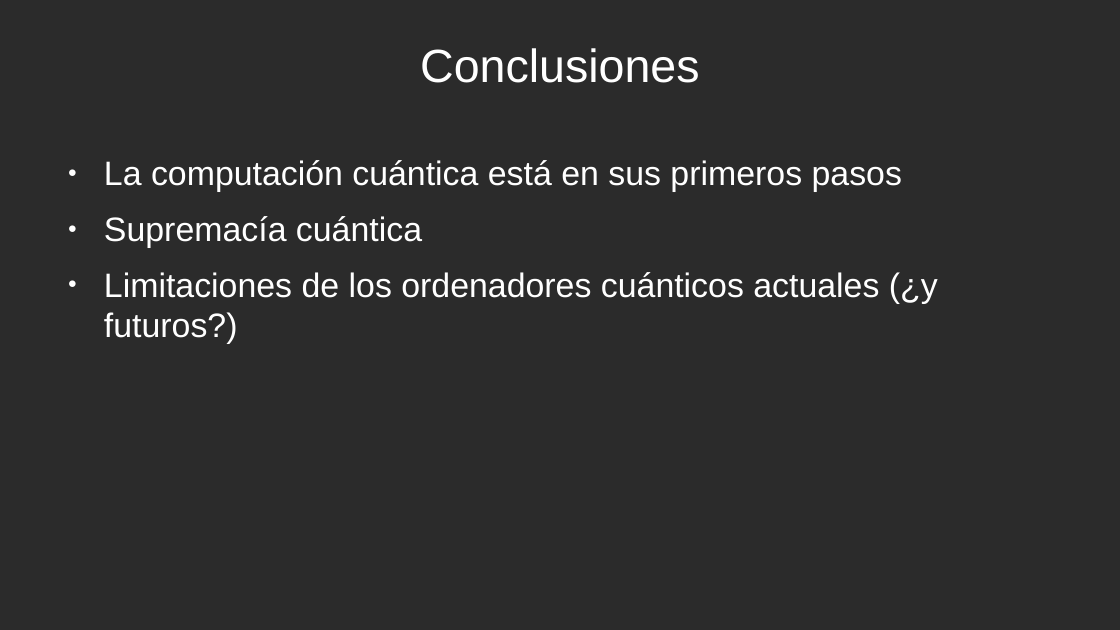
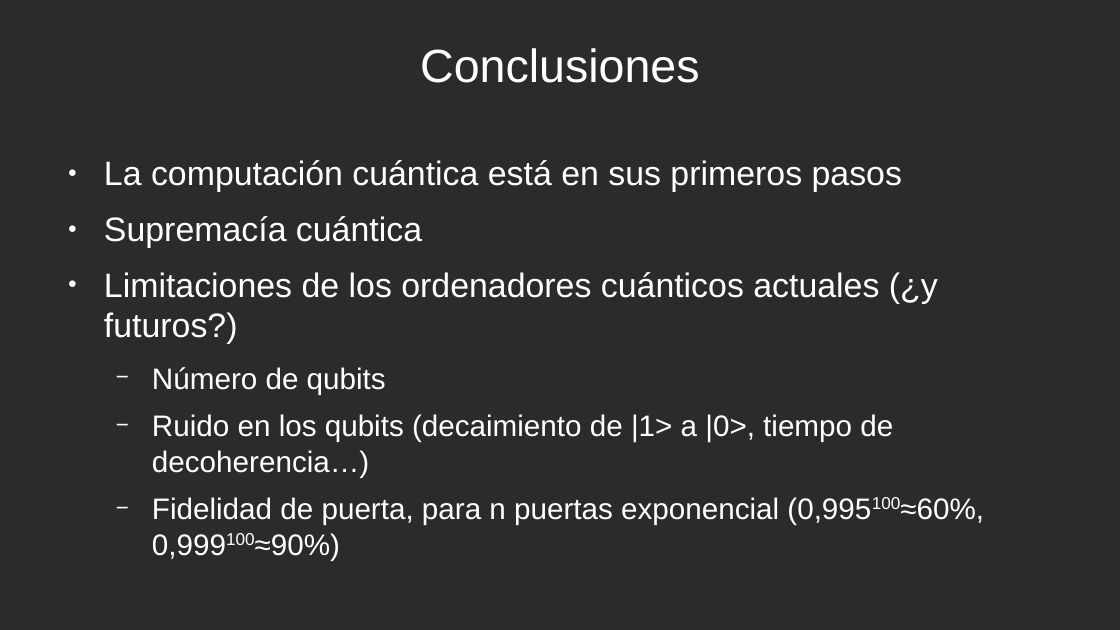
Before and after one commit to raulillo82/TFG-Fisica-2021, a slide deck: slide 8 of defensa-TFG-Raul_Osuna.odp. Drawn at 1120x630 pixels with LibreOffice and Linux fonts; fonts in the diff are those of the drawing; background and template pictures are left out; a plain dark background stands for a picture behind light text. Boxes give left, top, right and bottom in pixels: in the first picture for what was removed or moved away, otherwise in the second. Text is boxed around its words. In the diff, an @@ line names an element or a change of style, - is before the commit and + after.

Commit message:
Minor changes in presentation
- Slide 8: 3 limitations were mentioned.
- Slide 9: Mention of applications for cryptography.

```diff
--- a/defensa-TFG-Raul_Osuna.odp
+++ b/defensa-TFG-Raul_Osuna.odp
@@ text at [152,367,984,560]: paragraphs added @@
+  − Número de qubits
+  − Ruido en los qubits (decaimiento de |1> a |0>, tiempo de decoherencia…)
+  − Fidelidad de puerta, para n puertas exponencial (0,995100≈60%, 0,999100≈90%)
```
Also in this commit, not shown: 2 other slides changed.
